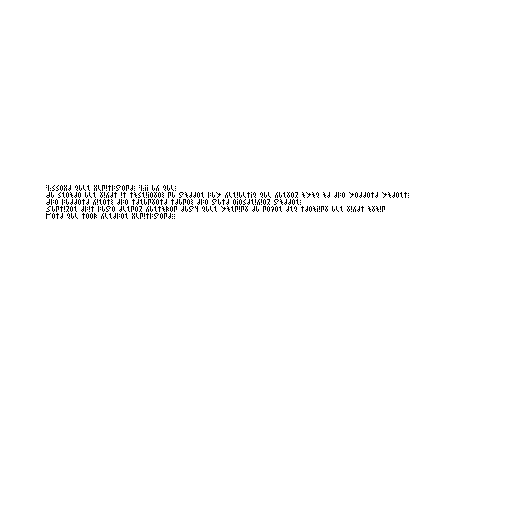
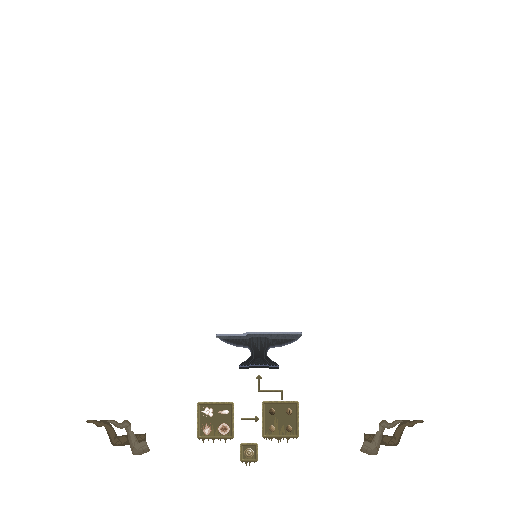
Layer changes from the first (512, 512) image to the second:
added layer "stone_radar.png" above "Visual Anvil" over [244, 448, 254, 458]
showed "Visual Anvil" over [216, 332, 302, 369]
showed "Visual Arms" over [86, 420, 424, 455]
showed "Visual Stones" over [269, 408, 292, 432]
showed "Visual Essences" over [201, 407, 230, 435]
showed "Visual Background Plates", painted on it over [197, 375, 299, 466]
hid "Accept your punishment. All of..." over [46, 185, 409, 219]
